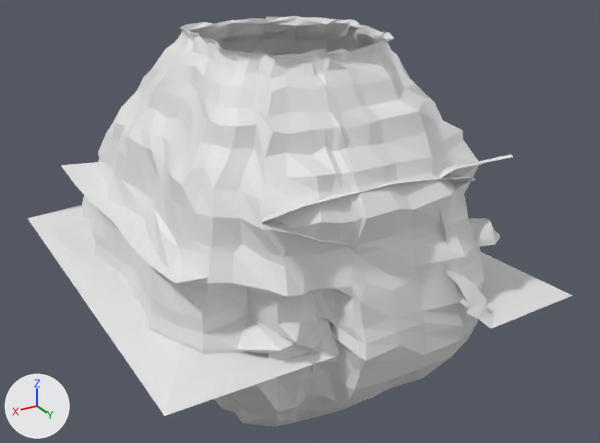
A saved change to the Blender file Assets/Models/Environment/CaveWalls.blend.
The view is the same before and after, from a 50 mm camera at (181.0, 342.0, 179.0) aimed at (-13.0, 19.0, 18.0). Arrows for +X, +Y and +Z are at lower left; the lights stay in place.

Script lines for the objects in view, before the commit:
```python
me_cylinder = bpy.data.meshes.new('Cylinder')
me_cylinder.from_pydata(...)  # 1209 vertices, 1214 faces; spans x -91.0..70.0, y -125.0..81.0, z -138.0..70.0
# before: 932 (34.0, 60.0, -30.0) at pixel (277, 323), 954 (30.0, 64.0, -38.0) at pixel (294, 343), 1001 (35.0, 63.0, -40.0) at pixel (280, 350), 1129 (34.0, 58.0, -35.0) at pixel (277, 333), 1135 (31.0, 68.0, -36.0) at pixel (295, 342)
me_plane_001 = bpy.data.meshes.new('Plane.001')
me_plane_001.from_pydata(...)  # 148 vertices, 123 faces; spans x -70.0..-20.0, y -22.0..129.0, z 3.0..61.0
me_plane_002 = bpy.data.meshes.new('Plane.002')
me_plane_002.from_pydata(...)  # 281 vertices, 221 faces; spans x -93.0..-20.0, y -32.0..129.0, z 2.0..64.0
me_plane_003 = bpy.data.meshes.new('Plane.003')
me_plane_003.from_pydata(...)  # 246 vertices, 179 faces; spans x -93.0..93.0, y -97.0..102.0, z -11.0..38.0
me_plane_006 = bpy.data.meshes.new('Plane.006')
me_plane_006.from_pydata(...)  # 234 vertices, 255 faces; spans x -51.0..48.8, y -51.9..48.4, z 6.5..30.1
me_plane_007 = bpy.data.meshes.new('Plane.007')
me_plane_007.from_pydata(...)  # 208 vertices, 127 faces; spans x -50.5..48.2, y -51.3..47.9, z 26.1..31.7
ob_cliff2 = bpy.data.objects.new('Cliff2', me_plane_001)
ob_cliff2.location = (0.0, 0.0, 0.0)
ob_cliff2_001 = bpy.data.objects.new('Cliff2.001', me_plane_002)
ob_cliff2_001.location = (0.0, 0.0, 0.0)
ob_cliff3 = bpy.data.objects.new('Cliff3', me_plane_003)
ob_cliff3.location = (0.0, -0.7, 0.0)
ob_cylinder = bpy.data.objects.new('Cylinder', me_cylinder)
ob_cylinder.location = (7.1, 32.8, 43.0)
ob_plane_001 = bpy.data.objects.new('Plane.001', me_plane_006)
ob_plane_001.location = (0.0, 48.7, 32.2)
ob_plane_001.rotation_euler = (0.0, 0.0, -3.139)  # degrees (0, 0, -180)
ob_plane_002 = bpy.data.objects.new('Plane.002', me_plane_007)
ob_plane_002.location = (0.0, 48.7, 32.2)
ob_plane_002.rotation_euler = (0.0, 0.0, -3.139)  # degrees (0, 0, -180)
```
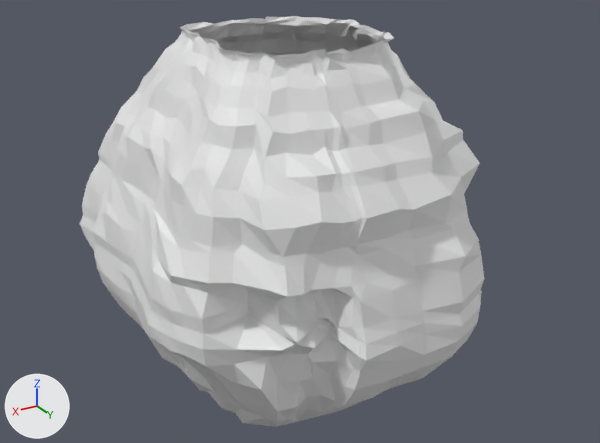
What differs and where, as boxes (x1, y1, x2, y2) in the pictures (600 x 443 px; the box of a moved part takes in the faces that stretch with it):
'Cylinder', reshaped
    before: (81, 16, 485, 427)
    after: (80, 16, 485, 427)
'Cliff3', deleted
    before: (28, 162, 340, 416)
'Cliff2.001', deleted
    before: (439, 154, 573, 329)
'Cliff2', deleted
    before: (439, 209, 495, 328)
'Plane.001', deleted
    before: (262, 178, 475, 246)
'Plane.002', deleted
    before: (262, 174, 472, 222)
part 1 of me_cylinder, moved or reshaped
    before: (236, 289, 317, 354)
    after: (234, 289, 318, 364)

Diff of the bpy script that builds the scene:
```diff
--- a/Assets/Models/Environment/CaveWalls.blend.py
+++ b/Assets/Models/Environment/CaveWalls.blend.py
@@ me_cylinder @@
 me_cylinder.from_pydata(...)  # 1209 vertices, 1214 faces; spans x -91.0..70.0, y -125.0..81.0, z -138.0..70.0
 # used by ob_cylinder; location = (7.1, 32.8, 43.0)
-me_cylinder.vertices[106].co = (23.0, 58.0, -20.0)
-me_cylinder.vertices[902].co = (25.0, 61.0, -31.0)  # pixel (301, 321)
+# me_cylinder part 1
+for i in [932, 954, 1001, 1129, 1135]: me_cylinder.vertices[i].co += Vector((-3.0, -3.0, -3.0))
+me_cylinder.vertices[106].co = (25.0, 57.0, -19.0)
+me_cylinder.vertices[902].co = (25.0, 58.0, -33.0)  # pixel (296, 321)
@@ ob_cliff3 @@
-ob_cliff3 = bpy.data.objects.new('Cliff3', me_plane_003)
-ob_cliff3.location = (0.0, -0.7, 0.0)
@@ ob_cliff2 @@
-ob_cliff2 = bpy.data.objects.new('Cliff2', me_plane_001)
-ob_cliff2.location = (0.0, 0.0, 0.0)
@@ ob_cliff2_001 @@
-ob_cliff2_001 = bpy.data.objects.new('Cliff2.001', me_plane_002)
-ob_cliff2_001.location = (0.0, 0.0, 0.0)
@@ ob_plane_001 @@
-ob_plane_001 = bpy.data.objects.new('Plane.001', me_plane_006)
-ob_plane_001.location = (0.0, 48.7, 32.2)
-ob_plane_001.rotation_euler = (0.0, 0.0, -3.139)  # degrees (0, 0, -180)
@@ ob_plane_002 @@
-ob_plane_002 = bpy.data.objects.new('Plane.002', me_plane_007)
-ob_plane_002.location = (0.0, 48.7, 32.2)
-ob_plane_002.rotation_euler = (0.0, 0.0, -3.139)  # degrees (0, 0, -180)
```
